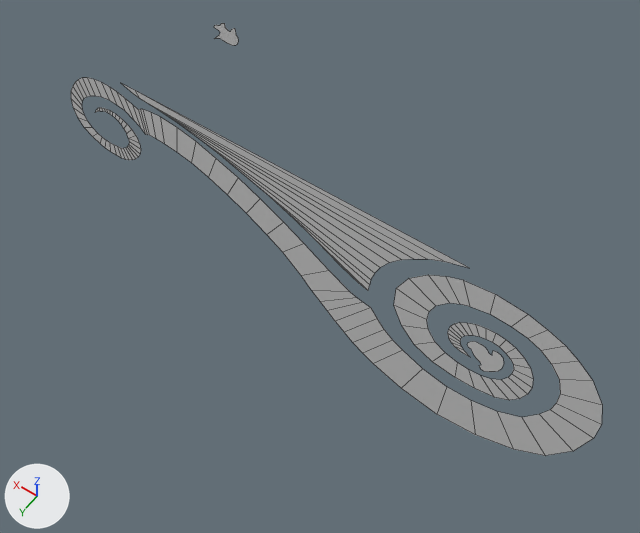
An edit to the Blender file assignment2_v1.6.blend, drawn before and after from the same camera.
The view is the same before and after, from a 50 mm lens placed at (0.23, -4.18, 1.33), pointed at (0.51, -4.58, 0.7). The lights are fixed; the arrows at lower left show +X, +Y and +Z. Mesh edges are drawn as thin lines.

The older version as bpy lines, for what is in view:
```python
me_plane = bpy.data.meshes.new('Plane')
me_plane.from_pydata(...)  # 320 vertices, 128 faces; spans x -23.0..76.5, y -23.5..16.7, z 0.0..31.1
ob_plane = bpy.data.objects.new('Plane', me_plane)
ob_plane.location = (0.3619, -4.5566, 0.7441)
ob_plane.rotation_euler = (1.571, 0.0, 0.0)  # degrees (90, 0, 0)
ob_plane.scale = (0.00539, 0.00539, 0.00539)
```
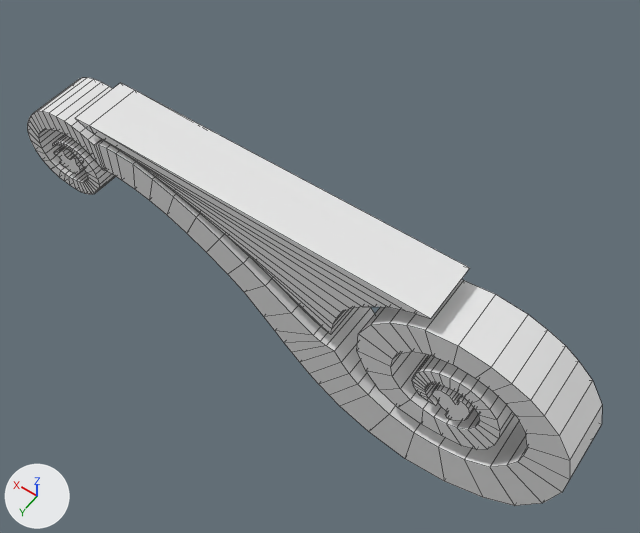
Scene script edits in JSON lines:
```json
{"block": "me_plane", "where": "# used by ob_plane; location = (0.3619, -4.5566, 0.7441); rotation_euler = (1.571, 0.0, 0.0), in degrees (90, 0, 0); scale = (0.00539, 0.00539, 0.00539)"}
{"op": "remove", "block": "me_plane", "code": "me_plane.from_pydata(...)  # 320 vertices, 128 faces; spans x -23.0..76.5, y -23.5..16.7, z 0.0..31.1"}
{"op": "add", "block": "me_plane", "code": "me_plane.from_pydata(...)  # 640 vertices, 576 faces; spans x -23.0..76.5, y -23.5..16.7, z -9.9..0.1"}
{"block": "me_plane", "change": "me_plane part 1: a new loose piece of 64 vertices spanning x 65.1..70.8, y 2.0..6.5, z -9.8..0.0"}
{"block": "me_plane", "change": "me_plane part 2: the loose piece of 32 vertices spanning x 65.1..70.8, y 2.0..6.5, z 30.0..31.1 is deleted"}
{"block": "me_plane", "change": "me_plane part 3: 288 vertices added at x -23.0..76.5, y -23.5..16.7, z -9.9..-9.8"}
```

Location of each change, [x1, y1, x2, y2] in pixels of the pictures (640 x 533 px):
```json
{"object": "Plane", "change": "reshaped", "before": [71, 23, 602, 456], "after": [27, 77, 602, 506], "on screen": "8% wider"}
{"part": 1, "of": "me_plane", "change": "added", "after": [54, 146, 84, 174]}
{"part": 2, "of": "me_plane", "change": "deleted", "before": [214, 23, 238, 46]}
{"part": 3, "of": "me_plane", "change": "added", "after": [27, 77, 602, 506]}
```
